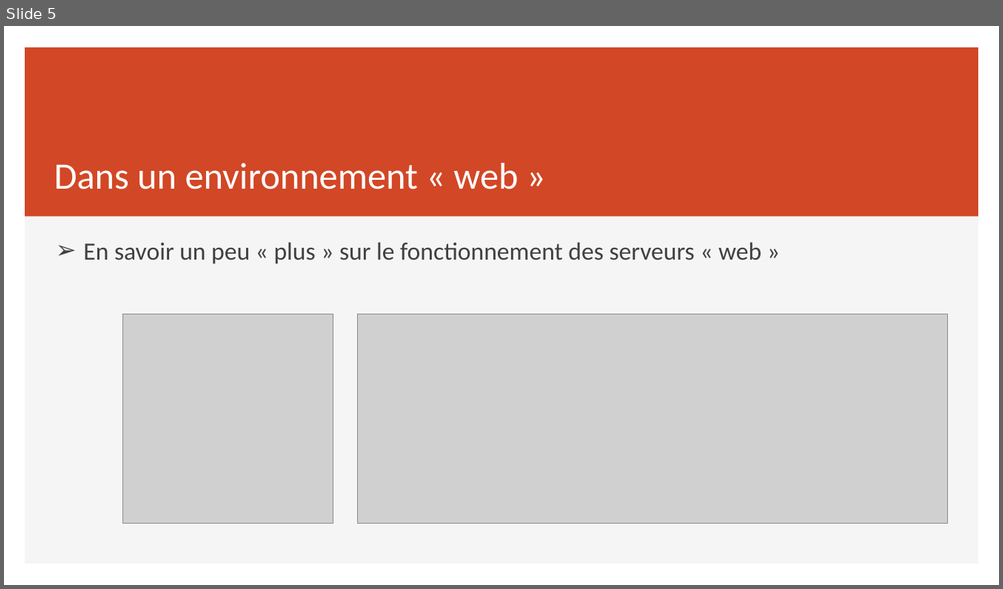
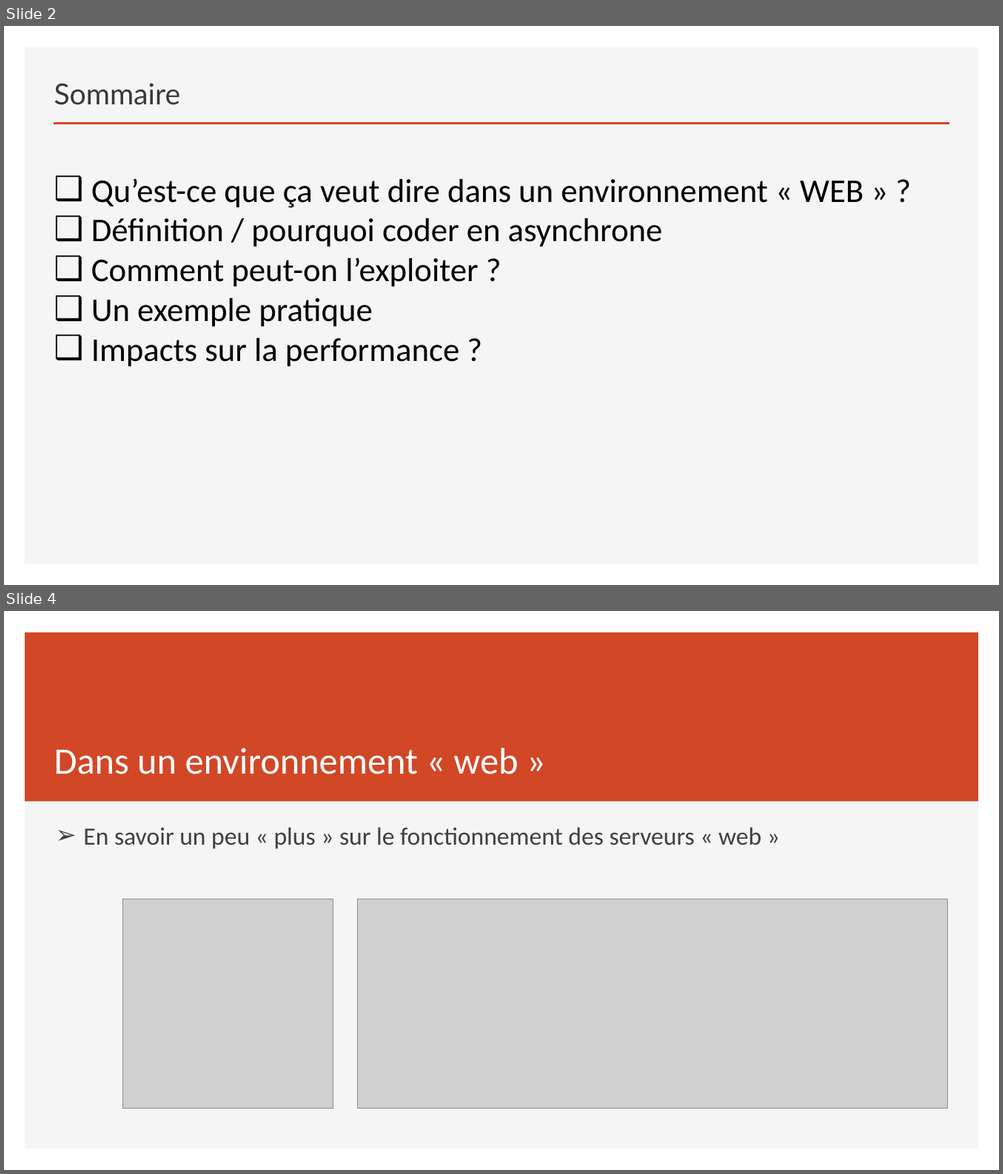
Before and after one commit to sebzuki/webflux-vs-web, a slide deck: REACTIVE.pptx. Shown one above the other, each under a label of ours: slide 5 before the commit, slides 2 and 4 after it; the slides between them are not shown. The pictures are 1003x589 and 1003x1174 pixels, drawn with LibreOffice and Linux fonts; fonts in the diff are those of the drawing; grey boxes stand for pictures. Boxes give left, top, right and bottom in pixels: in the first picture for what was removed or moved away, otherwise in the second. Text is boxed around its words. In the diff, an @@ line names an element or a change of style, - is before the commit and + after.

```diff
--- a/REACTIVE.pptx
+++ b/REACTIVE.pptx
@@ slide 2 added at (4, 26, 999, 585), background #FFFFFF; not listed: 1 template element that a slide beside it also shows @@
@@ title added at (54, 83, 181, 105), 28 pt, text #3B3838 @@
+Sommaire
@@ line added from (54, 124) to (949, 124), #D24726 2 pt @@
@@ text added at (91, 178, 863, 367), 32 pt, text #000000 @@
+❑ Qu’est-ce que ça veut dire dans un environnement « WEB » ?
+❑ Définition / pourquoi coder en asynchrone
+❑ Comment peut-on l’exploiter ?
+❑ Un exemple pratique
+❑ Impacts sur la performance ?
@@ what was slide 5 is now slide 4 @@
```
Also in this commit, not shown: 7 slides changed, 28 other slides added, 10 slides removed, 33 other files.
